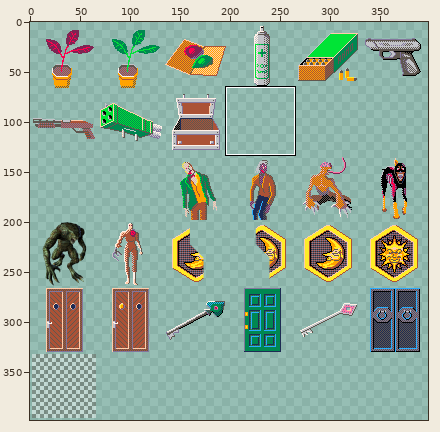
Two states of a sprite sheet, assets/graphics/illustrations.png. The first picture is a wide view before the edit; the outline marks the close-up.
Close-up. Before the edit:
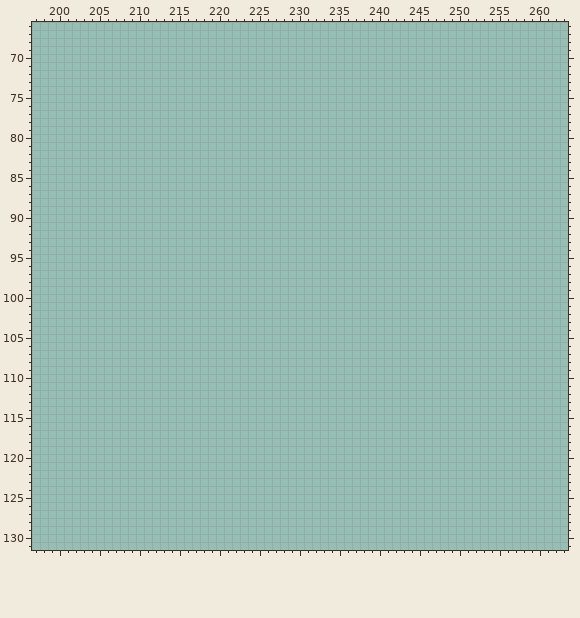
The file is 332x398 pixels. Pixels under 10% opacity are left out. Colours within 5 levels of each other are drawn and written as one. Shown: x 197..263, y 66..131. The old version is drawn lined up with the new one. The commit also changed other parts of the picture, which this record leaves out.
Palette (. is transparent): 
Pixels before (only the part around the change), first column x 198:
 66 ..................................................................
 67 ..................................................................
 68 ..................................................................
 69 ..................................................................
 70 ..................................................................
 71 ..................................................................
 72 ..................................................................
 73 ..................................................................
 74 ..................................................................
 75 ..................................................................
 76 ..................................................................
 77 ..................................................................
 78 ..................................................................
 79 ..................................................................
 80 ..................................................................
 81 ..................................................................
 82 ..................................................................
 83 ..................................................................
 84 ..................................................................
 85 ..................................................................
 86 ..................................................................
 87 ..................................................................
 88 ..................................................................
 89 ..................................................................
 90 ..................................................................
 91 ..................................................................
 92 ..................................................................
 93 ..................................................................
 94 ..................................................................
 95 ..................................................................
 96 ..................................................................
 97 ..................................................................
 98 ..................................................................
 99 ..................................................................
100 ..................................................................
101 ..................................................................
102 ..................................................................
103 ..................................................................
104 ..................................................................
105 ..................................................................
106 ..................................................................
107 ..................................................................
108 ..................................................................
109 ..................................................................
110 ..................................................................
111 ..................................................................
112 ..................................................................
113 ..................................................................
114 ..................................................................
115 ..................................................................
116 ..................................................................
117 ..................................................................
118 ..................................................................
119 ..................................................................
120 ..................................................................
121 ..................................................................
122 ..................................................................
123 ..................................................................
124 ..................................................................
125 ..................................................................
126 ..................................................................
127 ..................................................................
128 ..................................................................
129 ..................................................................
130 ..................................................................
131 ..................................................................
Now the later version:
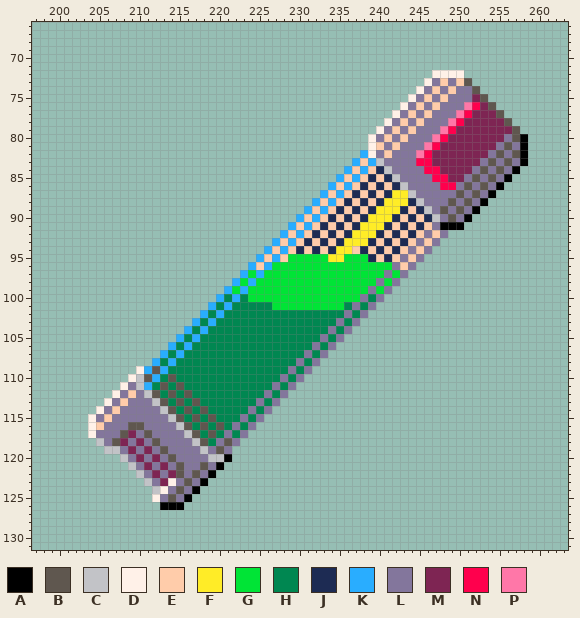
Colours new in this view: A #000000  B #5f574f  C #c2c3c7  D #fff1e8  E #ffccaa  F #ffec27  G #00e436  H #008751  J #1d2b53  K #29adff  L #83769c  M #7e2553  N #ff004d  P #ff77a8
Changes in this commit:
canvas 332x398 -> 398x398; drawings rearranged on the sheet (the old picture shows each at its new place)
Changed rows in their new state; - is an unchanged pixel.
first column x 204:
 72 -------------------------------------------DDDD--------
 73 ------------------------------------------DLELEB-------
 74 -----------------------------------------DLELELLB------
 75 ----------------------------------------DLELELLLMB-----
 76 ---------------------------------------DLELELLLPNMB----
 77 --------------------------------------DLELELLLPNMMMB---
 78 -------------------------------------DLELELLLPNMMMMMB--
 79 ------------------------------------DLELELLLPNMMMMMMMB-
 80 -----------------------------------DLELELLLPNMMMMMMMLBA
 81 -----------------------------------DELELLLPNMMMMMMMLBLA
 82 ----------------------------------KDLELLLPNMMMMMMMLBLBA
 83 ---------------------------------KEKCLLLLNNMMMMMMLBLBLA
 84 --------------------------------KEKEJCLLLLNNMMMMLBLBLA-
 85 -------------------------------KEKEJEJCLLLLNNMMLBLBLA--
 86 ------------------------------KEKEJEJEJCLLLLNNLBLBLA---
 87 -----------------------------KEKEJEJEJFFCLLLLLBLBLA----
 88 ----------------------------KEKEJEJEJFFFJCLLLBLBLA-----
 89 ---------------------------KEKEJEJEJFFFJEJCLBLBLA------
 90 --------------------------KEKEJEJEJFFFJEJEJCLBLA-------
 91 -------------------------KEKEJEJEJFFFJEJEJELAAA--------
 92 ------------------------KEKEJEJEJFFFJEJEJELEL----------
 93 -----------------------KEKEJEJEJFFFJEJEJELEL-----------
 94 ----------------------KEKEJEJEJFFEJEJEJELEL------------
 95 ---------------------KEKEGGGGGFFGGGJEJELEL-------------
 96 --------------------KEKGGGGGGGGGGGGGGGLEL--------------
 97 -------------------KGKGGGGGGGGGGGGGGGLGL---------------
 98 ------------------KGKGGGGGGGGGGGGGGGLGL----------------
 99 -----------------KGKGGGGGGGGGGGGGGGLGL-----------------
100 ----------------KHKHGGGGGGGGGGGGGGLHL------------------
101 ---------------KHKHHHHHGGGGGGGGGHLHL-------------------
102 --------------KHKHHHHHHHHHHHHHHHLHL--------------------
103 -------------KHKHHHHHHHHHHHHHHHLHL---------------------
104 ------------KHKHHHHHHHHHHHHHHHLHL----------------------
105 -----------KHKHHHHHHHHHHHHHHHLHL-----------------------
106 ----------KHKHHHHHHHHHHHHHHHLHL------------------------
107 ---------KHKHHHHHHHHHHHHHHHLHL-------------------------
108 --------KHKHHHHHHHHHHHHHHHLHL--------------------------
109 ------DKBKHHHHHHHHHHHHHHHLHL---------------------------
110 -----DCBKHBHHHHHHHHHHHHHLHL----------------------------
111 ----DLCKHBHBHHHHHHHHHHHLHL-----------------------------
112 ---DLELCBHBHBHHHHHHHHHLHL------------------------------
113 --DLELLLCBHBHBHHHHHHHLHL-------------------------------
114 -DLELLLLLCBHBHBHHHHHLHL--------------------------------
115 DLELLLLLLLCBHBHBHHHLHL---------------------------------
116 DELLLBBLLLLCBHBHBHLHL----------------------------------
117 DLLLBMLBLLLLCBHBHLHL-----------------------------------
118 -CLBMLMLBLLLLCBHLBL------------------------------------
119 --CCLMLMLBLLLLCLBL-------------------------------------
120 ----CLMLMLBLLLLCCA-------------------------------------
121 -----CLMLMLBLLBLA--------------------------------------
122 ------CLMLMBLBLA---------------------------------------
123 -------CLMDLBLA----------------------------------------
124 --------CDLBLA-----------------------------------------
125 --------DLBLA------------------------------------------
126 ---------AAA-------------------------------------------
Where, in picture pixels (left, top, right, bottom), the same in both close-ups:
added: (88, 70, 528, 510)
